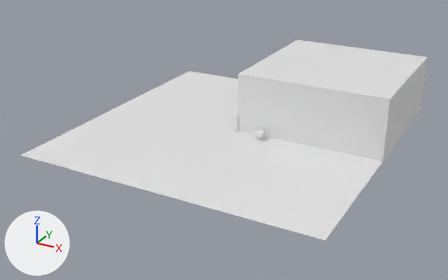
The Blender file LightArm/models/robotarm2.blend as it was, and as the next commit left it.
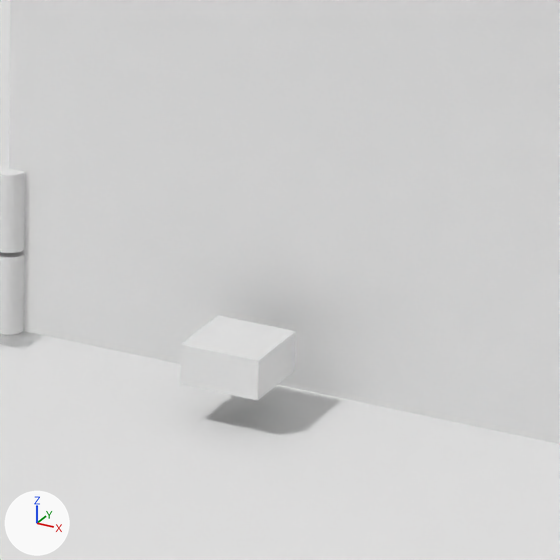
The first picture shows the older version from a 50 mm lens placed at (65.6, -126.2, 59.8), pointed at (-1.3, -4.6, -1.0). The close-ups show both versions on the part from 53% to 65% of the width and 35% to 55% of the height of that picture. Arrows for +X, +Y and +Z are at lower left; the lights stay in place.
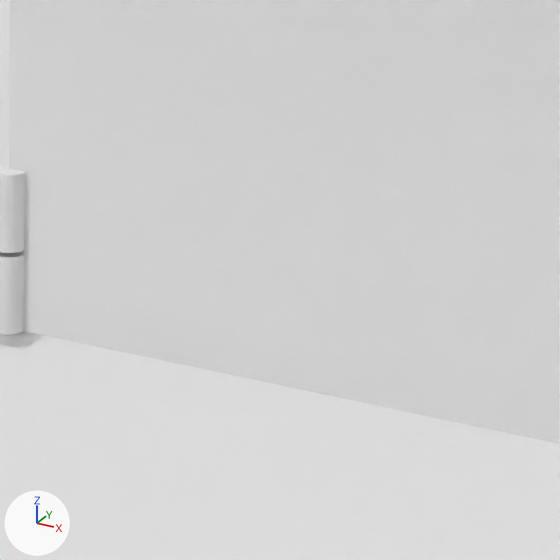
Pixel boxes (x1, y1, x2, y2) of what changed, in the close-ups (560 x 560 px):
'Cube', moved (not visible afterwards)
    before: (180, 315, 296, 401)

The change, as a diff of the scene's bpy script:
```diff
--- a/LightArm/models/robotarm2.blend.py
+++ b/LightArm/models/robotarm2.blend.py
@@ ob_cube @@
 ob_cube = bpy.data.objects.new('Cube', me_cube)
-ob_cube.location = (7.19, -2.17, 1.0)
+ob_cube.location = (-5.67, 1.87, 9.17)
```
